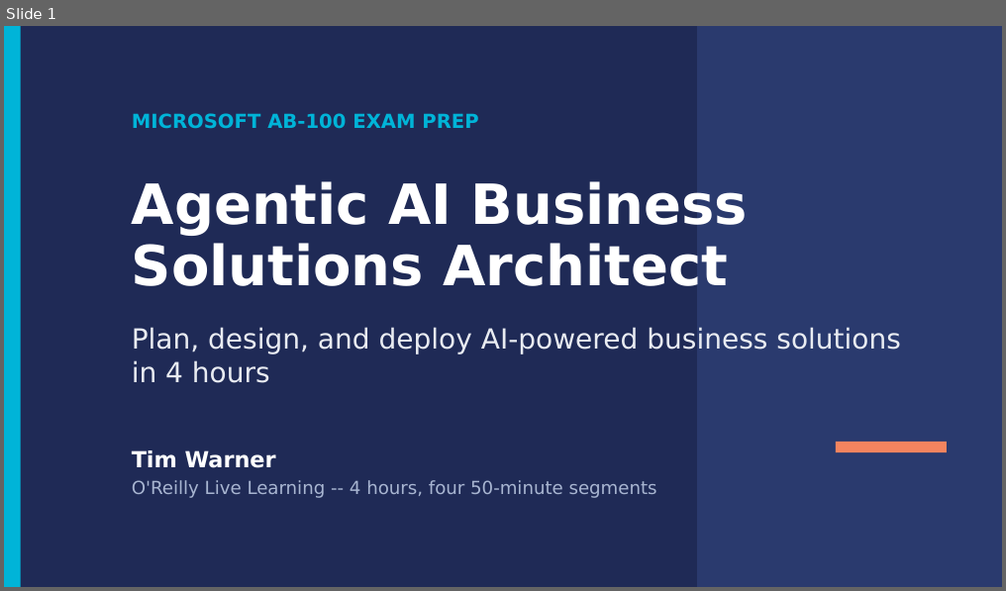
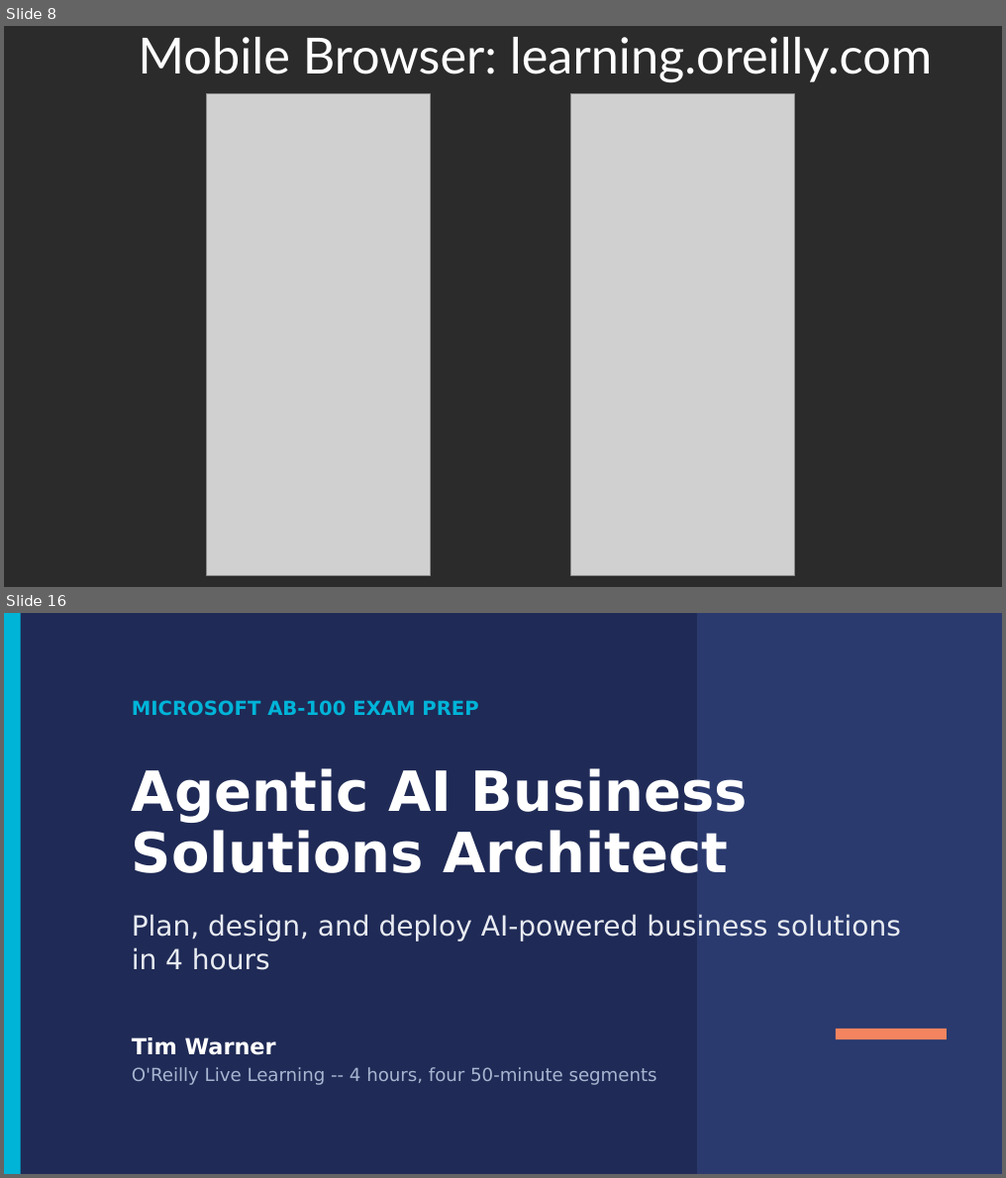
Before and after one commit to timothywarner-org/ab100, a slide deck: docs/ab100-course-deck-april-2026.pptx. Shown one above the other, each under a label of ours: slide 1 before the commit, slides 8 and 16 after it; the slides between them are not shown. The pictures are 1006x591 and 1006x1178 pixels, drawn with LibreOffice and Linux fonts; fonts in the diff are those of the drawing; grey boxes stand for pictures; background and template pictures are left out; a plain dark background stands for a picture behind light text. Boxes give left, top, right and bottom in pixels: in the first picture for what was removed or moved away, otherwise in the second. Text is boxed around its words. In the diff, an @@ line names an element or a change of style, - is before the commit and + after.

```diff
--- a/docs/ab100-course-deck-april-2026.pptx
+++ b/docs/ab100-course-deck-april-2026.pptx
@@ slide 8 added at (4, 26, 1002, 587), background picture (left out) @@
@@ title added at (138, 37, 932, 82), 36 pt, text #FFFFFF @@
+Mobile Browser: learning.oreilly.com
@@ picture added at (207, 94, 429, 575) @@
@@ picture added at (571, 94, 793, 575) @@
@@ what was slide 1 is now slide 16 @@
```
Also in this commit, not shown: 14 other slides added.
